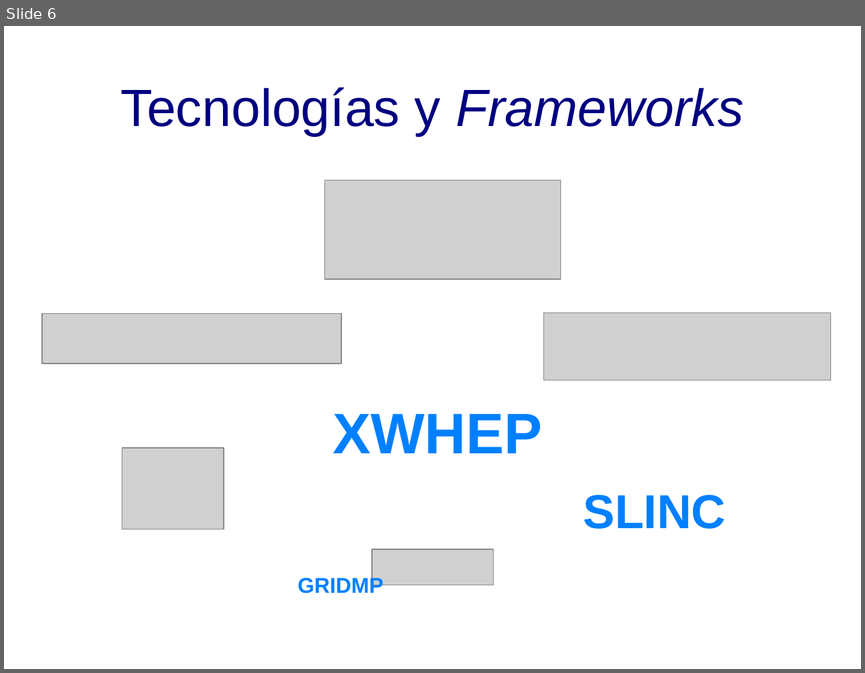
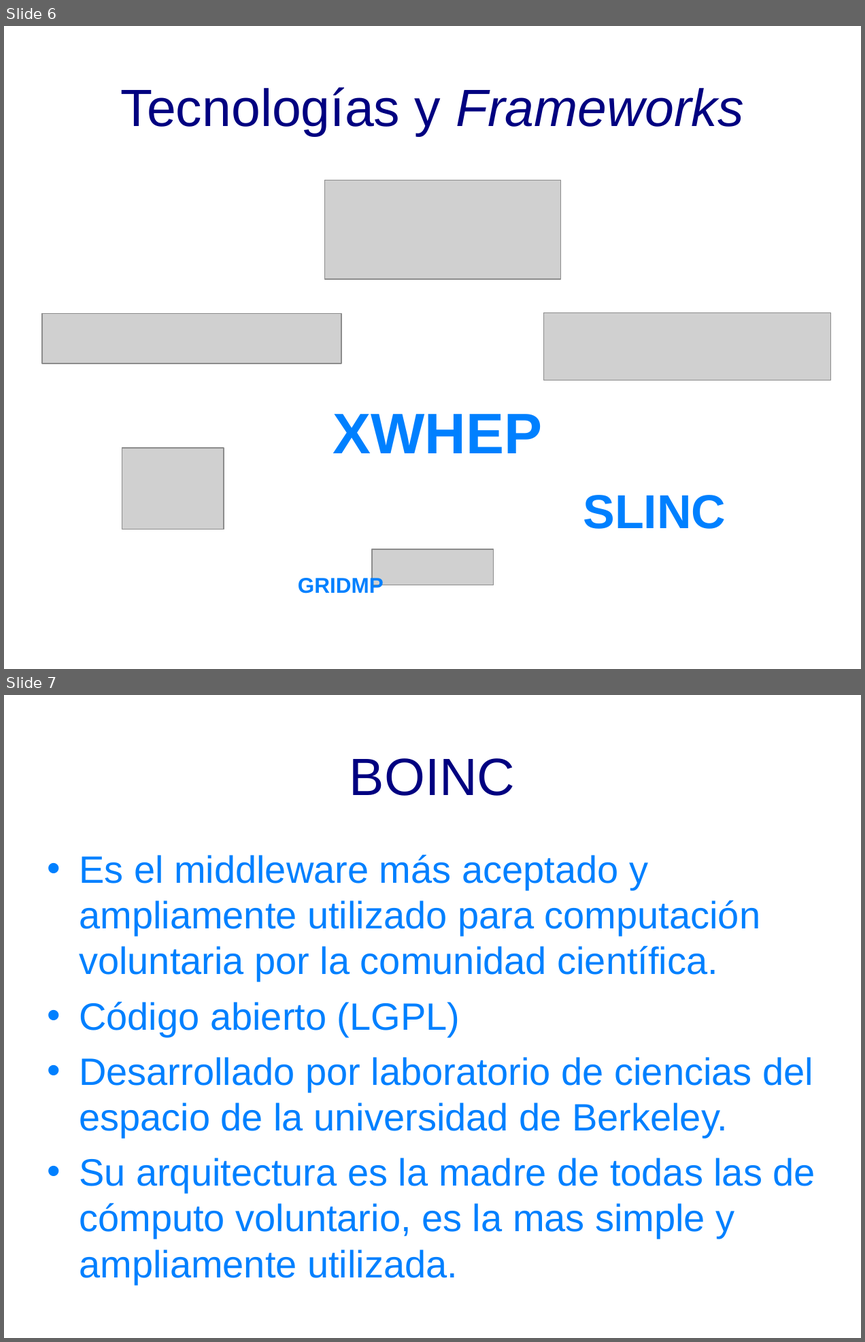
Before and after one commit to DesignJuggler/fasdkfjhasdlkjfhasldkjhfalsjdfasdf, a slide deck: TFI_Jorge_Sanchez_Presentacion.odp. Shown one above the other, each under a label of ours: slide 6 before the commit, slides 6 and 7 after it. The pictures are 865x673 and 865x1342 pixels, drawn with LibreOffice and Linux fonts; fonts in the diff are those of the drawing; grey boxes stand for pictures; background and template pictures are left out. Boxes give left, top, right and bottom in pixels: in the first picture for what was removed or moved away, otherwise in the second. Text is boxed around its words. In the diff, an @@ line names an element or a change of style, - is before the commit and + after.

```diff
--- a/TFI_Jorge_Sanchez_Presentacion.odp
+++ b/TFI_Jorge_Sanchez_Presentacion.odp
@@ slide 7 added at (x1=4, y1=695, x2=861, y2=1338), background picture (left out) @@
@@ title added at (x1=349, y1=758, x2=515, y2=796), 44 pt, text #000080 @@
+BOINC
@@ text added at (x1=79, y1=854, x2=815, y2=1278), 32 pt, text #0080FF @@
+• Es el middleware más aceptado y ampliamente utilizado para computación voluntaria por la comunidad científica.
+• Código abierto (LGPL)
+• Desarrollado por laboratorio de ciencias del espacio de la universidad de Berkeley.
+• Su arquitectura es la madre de todas las de cómputo voluntario, es la mas simple y ampliamente utilizada.
```
Also in this commit, not shown: 16 other slides added.
